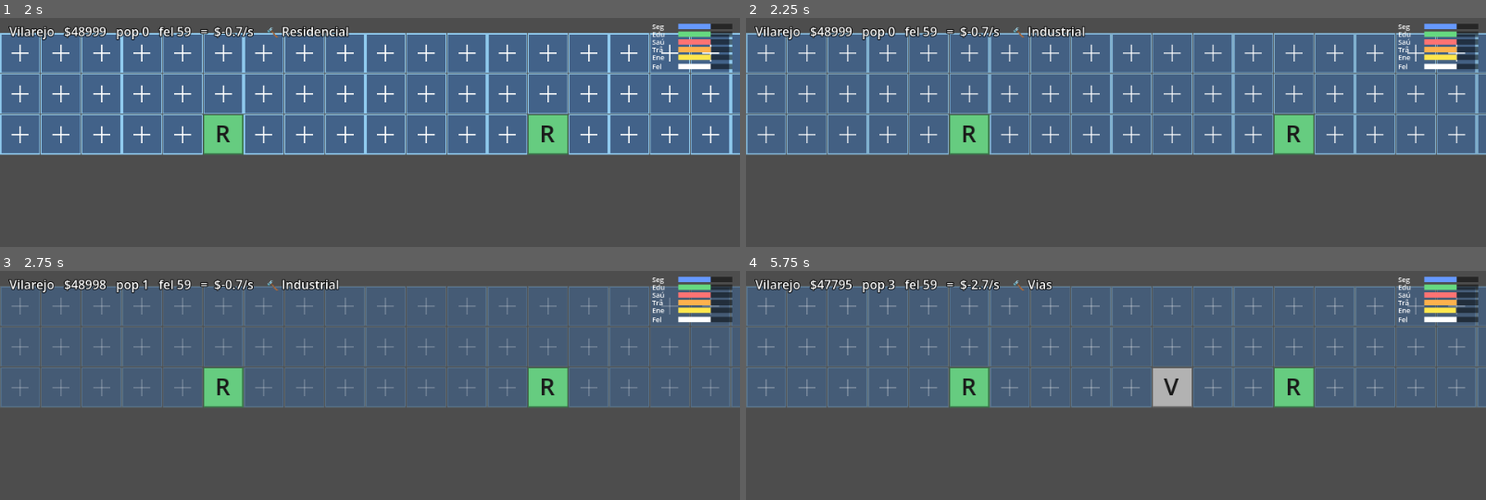
Above: before the commit, frames 1-4 (two rows, left to right).
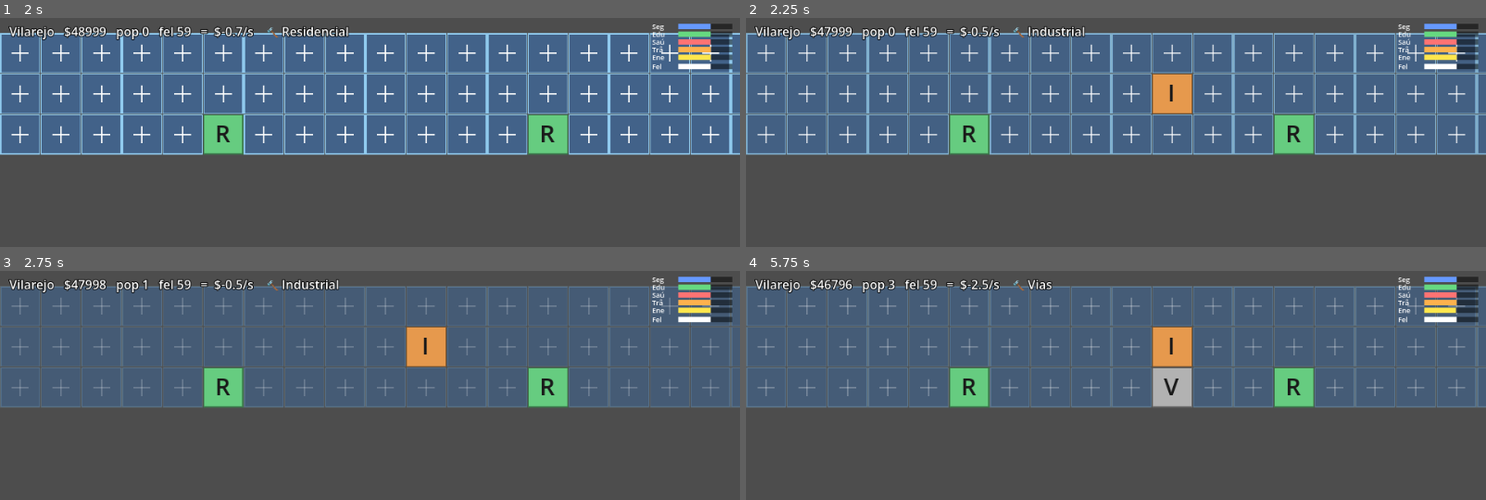
Above: after the commit, the same moments.

Repository: andrewsmedina/yourcity
Game: Godot game, scene res://scenes/main.tscn
The game is run twice, just before and just after one commit, with the same random seed, the same clock (stepped at 60 frames per second) and the same inputs.
Inputs (mouse positions are in pixels of both pictures, inside the frame that each line leads up to):
- Up to frame 1 (2 s): tap Enter at 0.5 s; move the mouse to (532, 56) at 0.52 s; tap 1 at 0.6 s; click (532, 56) at 0.67 s; tap Space at 0.77, 1.25 s; drag from (222, 66) to (333, 79) at 1.27 s
- Up to frame 2 (2.25 s): move the mouse to (1190, 40) at 2.02 s; tap 3 at 2.1 s; click (1190, 40) at 2.17 s
- Up to frame 3 (2.75 s): no input
- Up to frame 4 (5.75 s): drag from (1079, 332) to (894, 300) at 2.77 s; move the mouse to (1338, 328) at 3.52 s; tap 5 at 3.6 s; click (1338, 328) at 3.67 s; tap Space at 3.77 s; drag from (894, 300) to (1005, 291) at 4.27 s; tap Enter at 5 s; move the mouse to (1153, 314) at 5.02 s; tap 7 at 5.1 s; click (1153, 314) at 5.17 s

Frame 1 is identical in both runs. In frame 2, 1.0% of the frame differs, in the area x 10-61%, y 3-43%; in frame 3, 1.0%; in frame 4, 1.1%.

Commit message:
Unlock all zones from the start
Police/school/hospital were phase-gated (Small Town / City), so they
couldn't be built in a fresh Village and clicks failed silently. Unlock
every zone from the start so all services are buildable. Phase progression
can be reintroduced later with clear UI feedback.

Co-Authored-By: Claude Opus 4.8 (1M context) <noreply@anthropic.com>

Diff:
--- a/scripts/sim/city_sim.gd
+++ b/scripts/sim/city_sim.gd
@@ -100,10 +100,10 @@
 	Zone.COMMERCIAL: Phase.VILLAGE,
 	Zone.ROADS: Phase.VILLAGE,
 	Zone.POWER: Phase.VILLAGE,
-	Zone.INDUSTRIAL: Phase.SMALL_TOWN,
-	Zone.POLICE: Phase.SMALL_TOWN,
-	Zone.SCHOOL: Phase.CITY,
-	Zone.HOSPITAL: Phase.CITY,
+	Zone.INDUSTRIAL: Phase.VILLAGE,
+	Zone.POLICE: Phase.VILLAGE,
+	Zone.SCHOOL: Phase.VILLAGE,
+	Zone.HOSPITAL: Phase.VILLAGE,
 }
 
 # --- Indicators ---
--- a/tests/run_tests.gd
+++ b/tests/run_tests.gd
@@ -31,7 +31,7 @@
 	_test_ignored_crime_reduces_population()
 	_test_blackout_decays_all_indicators()
 	_test_phase_tracks_population()
-	_test_zones_lock_behind_phase()
+	_test_all_zones_unlocked_from_start()
 	_test_save_load_round_trip()
 
 	if _failures > 0:
@@ -228,15 +228,14 @@
 		and small == CitySim.Phase.SMALL_TOWN
 		and metro == CitySim.Phase.METROPOLIS)
 
-func _test_zones_lock_behind_phase() -> void:
+func _test_all_zones_unlocked_from_start() -> void:
 	var c := CitySim.new(100000.0)
-	var hospital_locked := not c.is_zone_unlocked(CitySim.Zone.HOSPITAL)  # needs CITY
-	var house_ok := c.is_zone_unlocked(CitySim.Zone.RESIDENTIAL)         # from VILLAGE
-	var built_locked := c.build(CitySim.Zone.HOSPITAL, 0)                # should fail
-	c.population = 6000.0  # reach CITY
-	var built_unlocked := c.build(CitySim.Zone.HOSPITAL, 0)
-	_expect("zones lock behind their phase",
-		hospital_locked and house_ok and not built_locked and built_unlocked)
+	var all_unlocked := true
+	for zone in CitySim.ZONE_NAME:
+		if not c.is_zone_unlocked(zone):
+			all_unlocked = false
+	var built_hospital := c.build(CitySim.Zone.HOSPITAL, 0)
+	_expect("every zone is buildable from the start", all_unlocked and built_hospital)
 
 func _test_save_load_round_trip() -> void:
 	var a := CitySim.new(7777.0)
